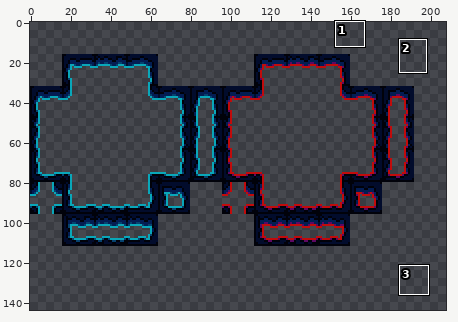
Two states of a sprite sheet, TurnBasedRPG/Assets/Sprites/waterlavaedgesdungeonarcade.png. Above: a wide view before the commit, with the close-up outlined.
Close-up. The starting point:
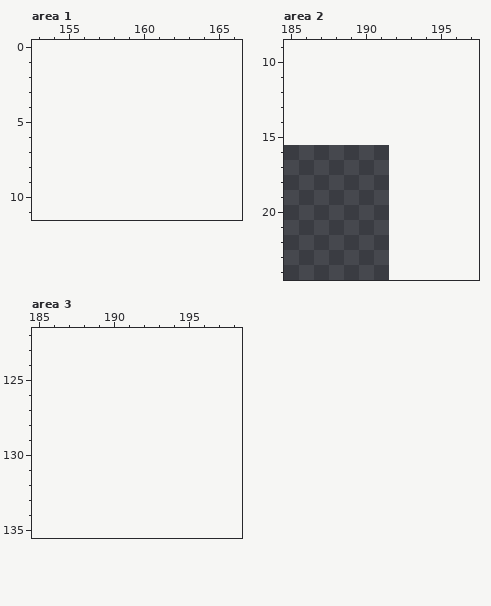
The file is 192x96 pixels. Shown: area 1: x 153..166, y 0..11; area 2: x 185..197, y 9..24; area 3: x 185..198, y 122..135. The old version is drawn lined up with the new one, on the new canvas. The commit also changed other parts of the picture, which this record leaves out.
And afterwards:
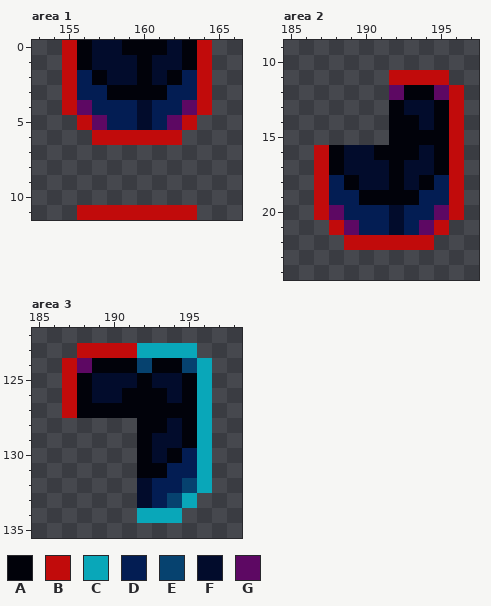
Palette (. is transparent): A #01020a  B #c10b0b  C #09a7b9  D #031d53  E #06426f  F #020c2c  G #5d0863
Edits made:
canvas 192x96 -> 208x144, the old top-left corner now at 0,16
--- area 1
@@ x 153..166 @@
- 0 ..............
- 1 ..............
- 2 ..............
- 3 ..............
- 4 ..............
- 5 ..............
- 6 ..............
+ 0 ..BAFFAAAFAB..
+ 1 ..BAFFFAFFAB..
+ 2 ..BDAFFAFADB..
+ 3 ..BDDAAAADDB..
+ 4 ..BGDDDFDDGB..
+ 5 ...BGDDFDGB...
+ 6 ....BBBBBB....
  7 ..............
@@ x 153..166 @@
 10 ..............
-11 ..............
+11 ...BBBBBBBB...
--- area 2
@@ x 185..197 @@
 10 .............
-11 .............
-12 .............
-13 .............
-14 .............
-15 .............
-16 .............
-17 .............
-18 .............
-19 .............
-20 .............
-21 .............
-22 .............
+11 .......BBBB..
+12 .......GAAGB.
+13 .......AFFAB.
+14 .......AAFAB.
+15 .......AAAAB.
+16 ..BAFFAAAFAB.
+17 ..BAFFFAFFAB.
+18 ..BDAFFAFADB.
+19 ..BDDAAAADDB.
+20 ..BGDDDFDDGB.
+21 ...BGDDFDGB..
+22 ....BBBBBB...
 23 .............
--- area 3
@@ x 185..198 @@
 122 ..............
-123 ..............
-124 ..............
-125 ..............
-126 ..............
-127 ..............
-128 ..............
-129 ..............
-130 ..............
-131 ..............
-132 ..............
-133 ..............
-134 ..............
+123 ...BBBBCCCC...
+124 ..BGAAAEAAEC..
+125 ..BAFFFAFFAC..
+126 ..BAFFAAAFAC..
+127 ..BAAAAAAAAC..
+128 .......AAFAC..
+129 .......AFFAC..
+130 .......AFADC..
+131 .......AADDC..
+132 .......FDDEC..
+133 .......FDEC...
+134 .......CCC....
 135 ..............
